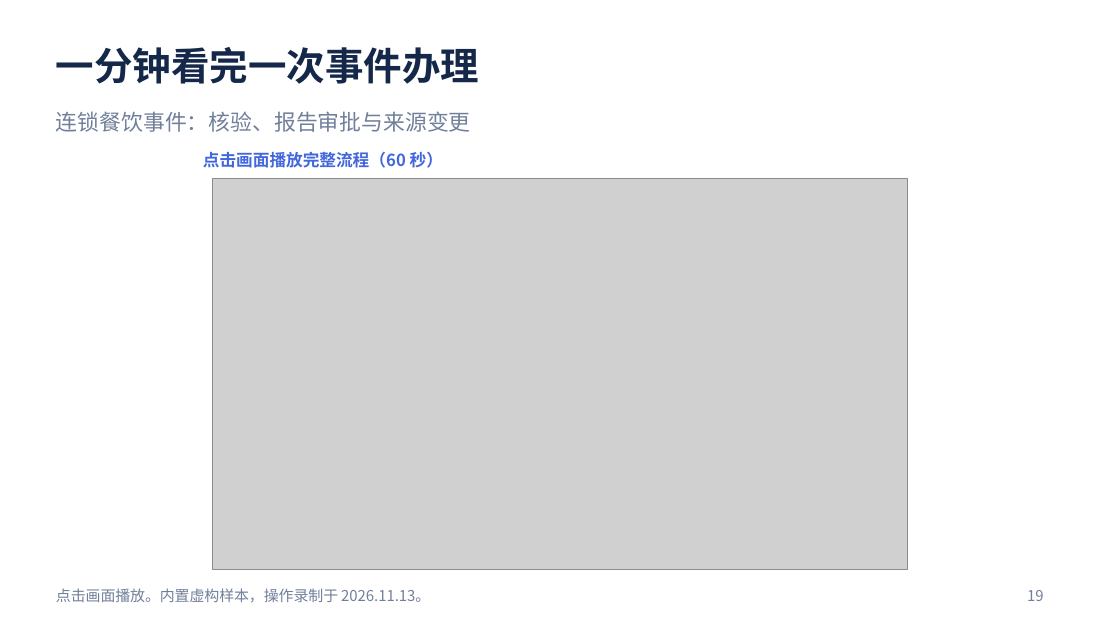
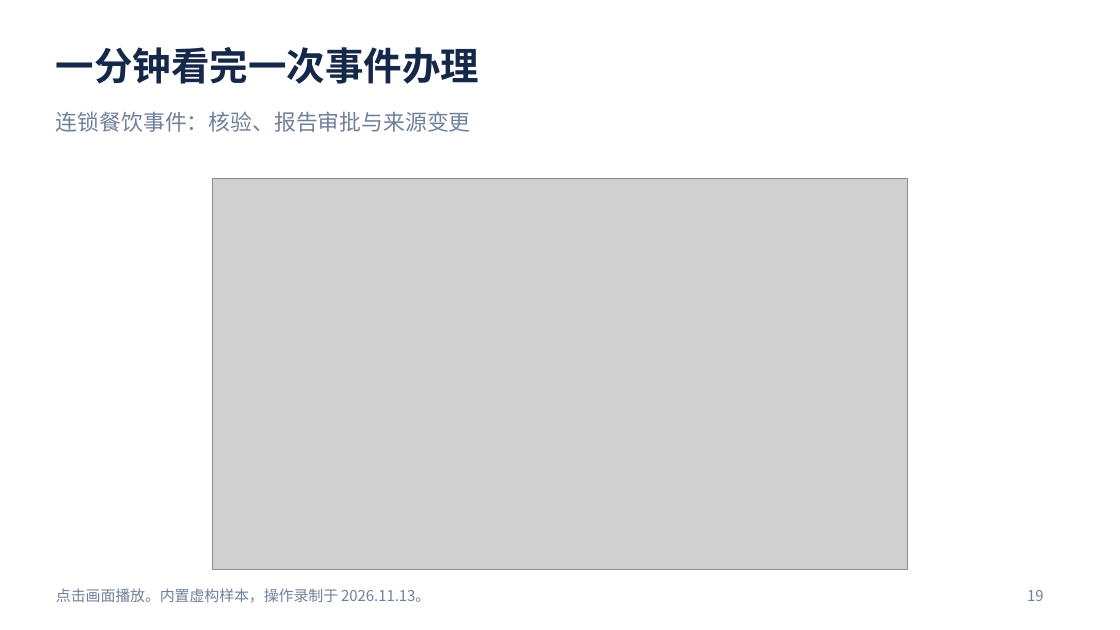
Before and after one commit to kai2dot0/aps_demp, a slide deck: slide 19 of ppt/观澜_OPC项目路演_功能分段演示版.pptx. Drawn at 1120x630 pixels with LibreOffice and Linux fonts; fonts in the diff are those of the drawing; grey boxes stand for pictures. Boxes give left, top, right and bottom in pixels: in the first picture for what was removed or moved away, otherwise in the second. Text is boxed around its words. In the diff, an @@ line names an element or a change of style, - is before the commit and + after.

```diff
--- a/ppt/观澜_OPC项目路演_功能分段演示版.pptx
+++ b/ppt/观澜_OPC项目路演_功能分段演示版.pptx
@@ text removed at (203, 152, 443, 168) @@
-点击画面播放完整流程（60 秒）
```
Also in this commit, not shown: 6 other slides changed.
